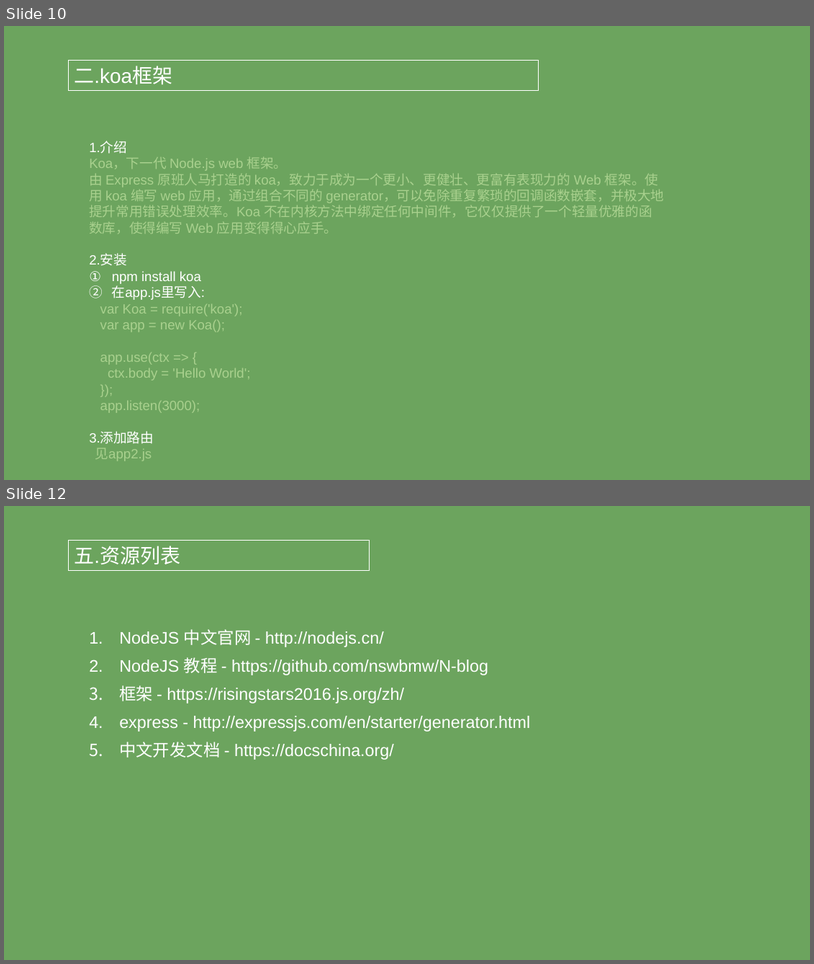
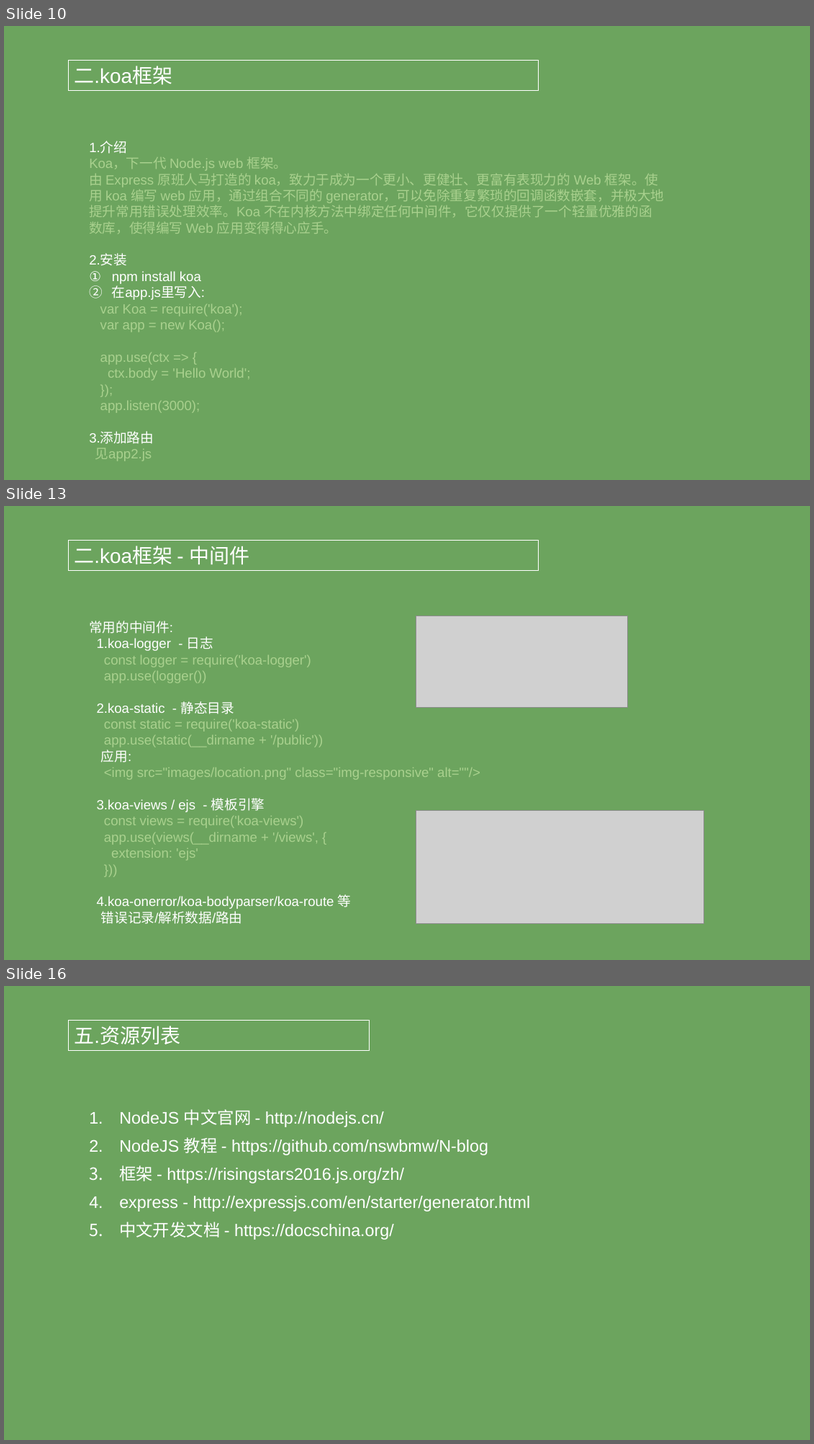
Before and after one commit to XiaoMuCOOL/share, a slide deck: 分享会/1.NodeJS分享/NodeJS之Koa分享.pptx. Shown one above the other, each under a label of ours: slides 10 and 12 before the commit, slides 10, 13 and 16 after it; the slides between them are not shown. The pictures are 814x964 and 814x1444 pixels, drawn with LibreOffice and Linux fonts; fonts in the diff are those of the drawing; grey boxes stand for pictures. Boxes give left, top, right and bottom in pixels: in the first picture for what was removed or moved away, otherwise in the second. Text is boxed around its words. In the diff, an @@ line names an element or a change of style, - is before the commit and + after.

```diff
--- a/分享会/1.NodeJS分享/NodeJS之Koa分享.pptx
+++ b/分享会/1.NodeJS分享/NodeJS之Koa分享.pptx
@@ slide 13 added at <box>4,506,810,960</box>, background #6CA45E @@
@@ rectangle added at <box>68,540,539,570</box>, outline #FFFFFF 0.75 pt, 24 pt, text #FFFFFF @@
+二.koa框架 - 中间件
@@ text added at <box>89,620,481,924</box>, 16 pt, text #A9D18E @@
+常用的中间件:
+1.koa-logger - 日志
+const logger = require('koa-logger')
+app.use(logger())
+2.koa-static - 静态目录
+const static = require('koa-static')
+app.use(static(__dirname + '/public'))
+应用:
+<img src="images/location.png" class="img-responsive" alt=""/>
+3.koa-views / ejs - 模板引擎
+const views = require('koa-views')
+app.use(views(__dirname + '/views', {
+extension: 'ejs'
+}))
+4.koa-onerror/koa-bodyparser/koa-route 等
+错误记录/解析数据/路由
@@ picture added at <box>417,616,628,708</box> @@
@@ picture added at <box>417,811,705,924</box> @@
@@ what was slide 12 is now slide 16 @@
```
Also in this commit, not shown: 4 other slides added, 1 slide removed, 5 other files.
